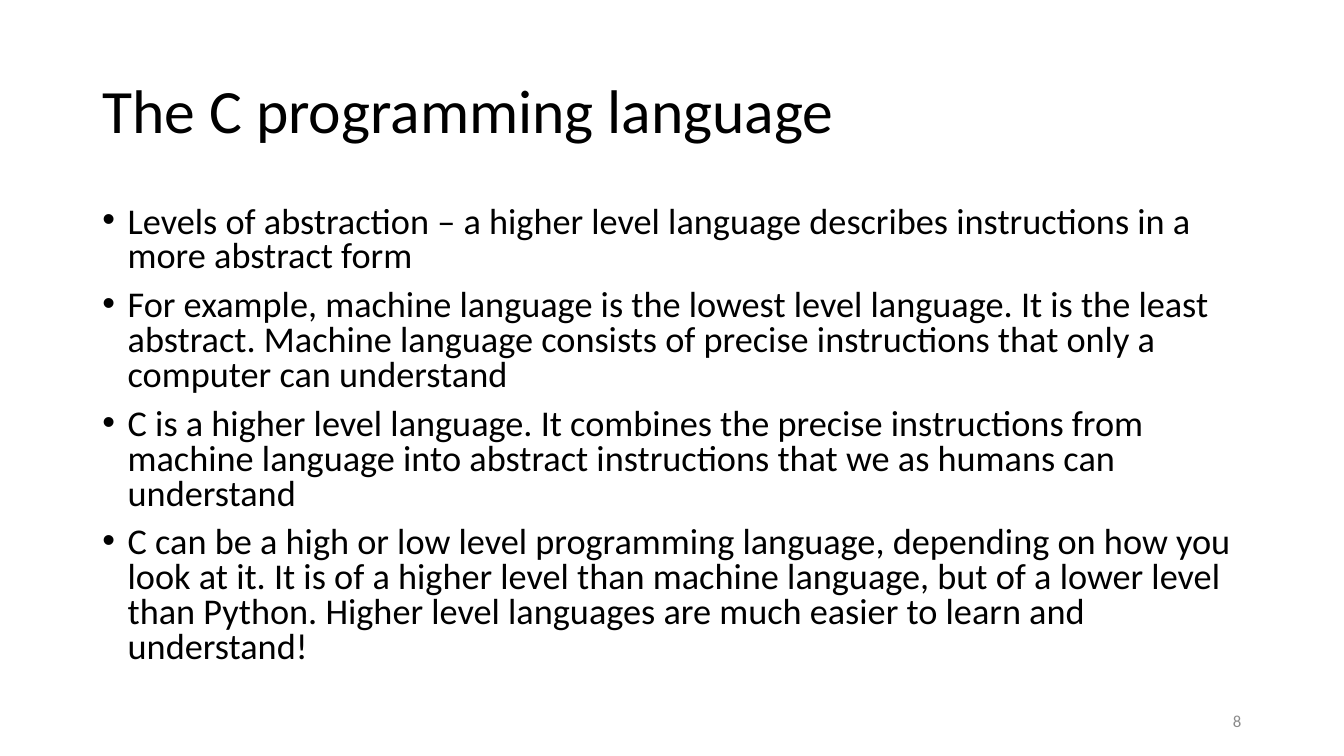
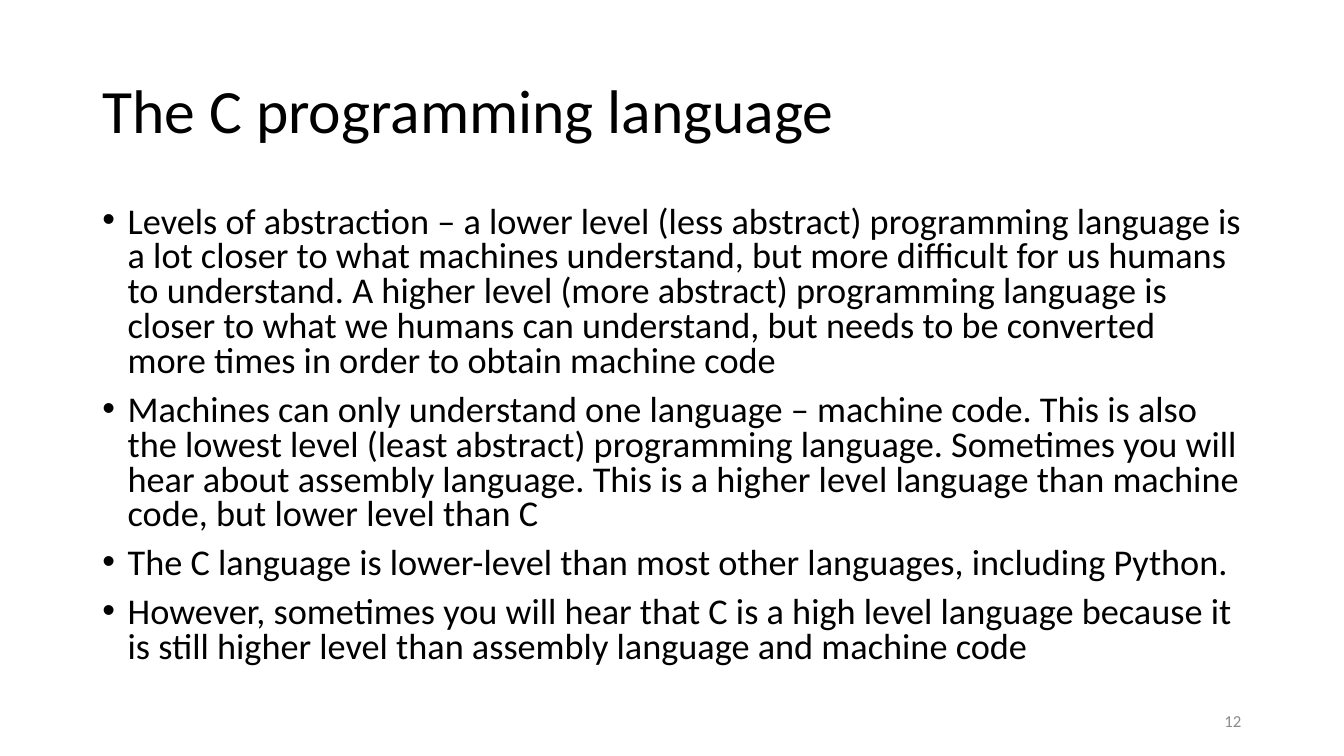
Before and after one commit to CodeIt-SADEAF/handout, a slide deck: slide 12 of Lesson1/L1_slides/L1_slides.pptx (slide 8 before the commit). Drawn at 1344x756 pixels with LibreOffice and Linux fonts; fonts in the diff are those of the drawing. Boxes give left, top, right and bottom in pixels: in the first picture for what was removed or moved away, otherwise in the second. Text is boxed around its words. In the diff, an @@ line names an element or a change of style, - is before the commit and + after.

```diff
--- a/Lesson1/L1_slides/L1_slides.pptx
+++ b/Lesson1/L1_slides/L1_slides.pptx
@@ text at box(128, 208, 1240, 666): text changed @@
-• Levels of abstraction – a higher level language describes instructions in a more abstract form
-• For example, machine language is the lowest level language. It is the least abstract. Machine language consists of precise instructions that only a computer can understand
-• C is a higher level language. It combines the precise instructions from machine language into abstract instructions that we as humans can understand
-• C can be a high or low level programming language, depending on how you look at it. It is of a higher level than machine language, but of a lower level than Python. Higher level languages are much easier to learn and understand!
+• Levels of abstraction – a lower level (less abstract) programming language is a lot closer to what machines understand, but more difficult for us humans to understand. A higher level (more abstract) programming language is closer to what we humans can understand, but needs to be converted more times in order to obtain machine code
+• Machines can only understand one language – machine code. This is also the lowest level (least abstract) programming language. Sometimes you will hear about assembly language. This is a higher level language than machine code, but lower level than C
+• The C language is lower-level than most other languages, including Python.
+• However, sometimes you will hear that C is a high level language because it is still higher level than assembly language and machine code
@@ page number at box(1224, 716, 1241, 727): text changed @@
-8
+12
```
Also in this commit, not shown: 9 other slides changed, 7 slides added, 7 other files.
